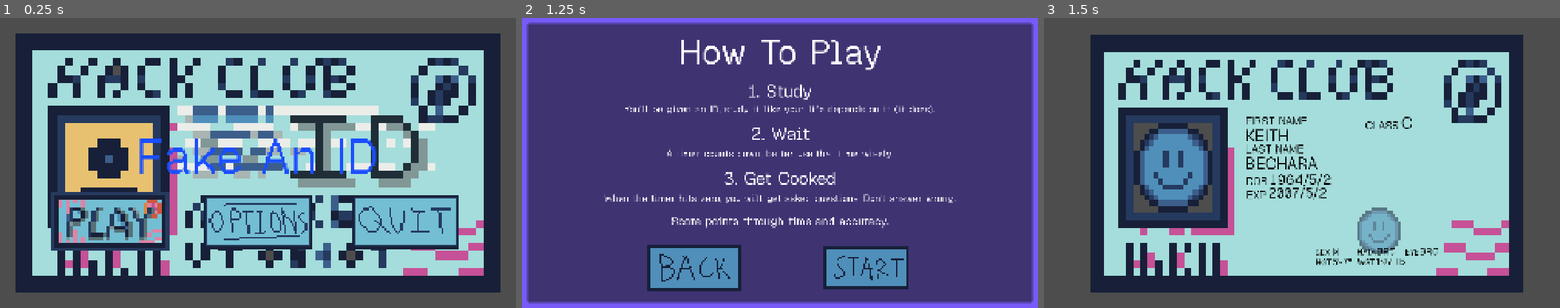
Above: before the commit, frames 1-3 (left to right).
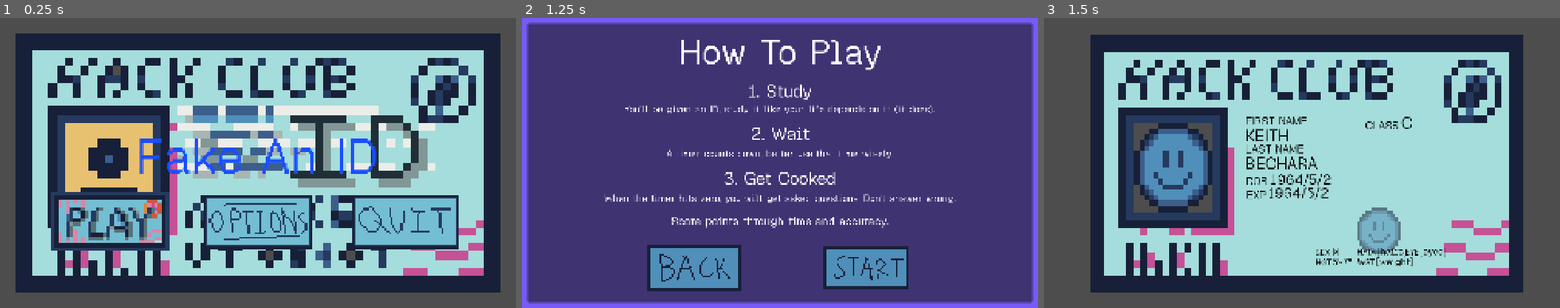
Above: after the commit, the same moments.

Repository: itstntcraft123/fake-an-id
Game: Godot game, scene res://scenes/main_menu.tscn
The game is run twice, just before and just after one commit, with the same random seed, the same clock (stepped at 60 frames per second) and the same inputs.
Inputs:
- Up to frame 1 (0.25 s): no input
- Up to frame 2 (1.25 s): click "[color=#ffffff00]> [/color][c…" at 0.5 s
- Up to frame 3 (1.5 s): click "[color=#ffffff00]> [/color][c…" at 1.25 s

Frames 1-2 are identical in both runs. In frame 3, 0.5% of the frame differs, in the area x 43-78%, y 58-86%.
Error after the commit: Invalid access to property or key 'hair' on a base object of type 'Dictionary'. (res://scripts/game.gd:44)

Commit message:
added lables to game scene, reworked _ready function

Diff:
--- a/scenes/game.tscn
+++ b/scenes/game.tscn
@@ -250,3 +250,17 @@
 
 [node name="Quiz" parent="UI" unique_id=942844882 instance=ExtResource("6_p57ef")]
 visible = false
+
+[node name="TimerLabel" type="Label" parent="UI" unique_id=1752270649]
+offset_right = 40.0
+offset_bottom = 23.0
+
+[node name="LivesLabel" type="Label" parent="UI" unique_id=210568411]
+offset_right = 40.0
+offset_bottom = 23.0
+
+[node name="ScoreLabel" type="Label" parent="UI" unique_id=1242551628]
+offset_right = 40.0
+offset_bottom = 95.0
+
+[node name="StudyTimer" type="Timer" parent="." unique_id=146617480]
--- a/scripts/game.gd
+++ b/scripts/game.gd
@@ -1,6 +1,20 @@
 extends Node2D
 
+const max_lives := 3
+const study_time := 20.0
+
 @export var escape_screen: PackedScene
+
+var id_data := {}
+var lives = max_lives
+var score := 0 # for now just # of ids passed
+
+@onready var id_card: Control = $UI/IDCard
+@onready var quiz: Control = $UI/Quiz
+@onready var study_timer: Timer = $StudyTimer
+@onready var timer_lavel: Label = $UI/TimerLabel
+@onready var lives_label: Label = $UI/LivesLabel
+@onready var score_label: Label = $UI/ScoreLabel
 
 func _ready() -> void:
 	var gender := Utils.random_gender()
@@ -8,20 +22,28 @@
 	var dob := Utils.random_dob(age)
 	var expiry := Utils.random_exp(dob)
 
-	$UI/IDCard/DriversClassLabel/DriversClass.text = Utils.random_class(age)
+	id_data = {
+		"class": Utils.random_class(age),
+		"first_name": Utils.random_first_name(gender),
+		"last_name": Utils.random_last_name(),
+		"dob": Utils.date_to_str(dob),
+		"exp": Utils.date_to_str(expiry),
+		"sex": gender,
+		"height": Utils.random_height(),
+		"weight": Utils.random_weight(),
+		"eyes": Utils.random_eye_color(),
+	}
 
-	$UI/IDCard/FirstNameLabel/FirstName.text = Utils.random_first_name(gender)
-	$UI/IDCard/LastNameLabel/LastName.text = Utils.random_last_name()
-
-	$UI/IDCard/DoBLabel/DoB.text = Utils.date_to_str(dob)
-	$UI/IDCard/ExpireDateLabel/ExpDate.text = Utils.date_to_str(expiry)
-	#$UI/Control/IssueDateLabel/IssueDate.text = Utils.date_to_str(Utils.random_iss(expiry))
-
-	$UI/IDCard/SexLabel/Sex.text = gender
-	$UI/IDCard/HeightLabel/Height.text = Utils.random_height()
-	$UI/IDCard/HairLabel/HairColor.text = Utils.random_hair_color()
-	$UI/IDCard/WeightLabel/Weight.text = Utils.random_weight()
-	$UI/IDCard/EyeLabel/EyeColor.text = Utils.random_eye_color()
+	$UI/IDCard/DriversClassLabel/DriversClass.text = id_data["class"]
+	$UI/IDCard/FirstNameLabel/FirstName.text = id_data["first_name"]
+	$UI/IDCard/LastNameLabel/LastName.text = id_data["last_name"]
+	$UI/IDCard/DoBLabel/DoB.text = id_data["dob"]
+	$UI/IDCard/ExpireDateLabel/ExpDate.text = id_data["dob"]
+	$UI/IDCard/SexLabel/Sex.text = id_data["sex"]
+	$UI/IDCard/HeightLabel/Height.text = id_data["height"]
+	$UI/IDCard/HairLabel/HairColor.text = id_data["hair"]
+	$UI/IDCard/WeightLabel/Weight.text = id_data["weight"]
+	$UI/IDCard/EyeLabel/EyeColor.text = id_data["eyes"]
 
 func _process(_delta: float) -> void:
 	pass
